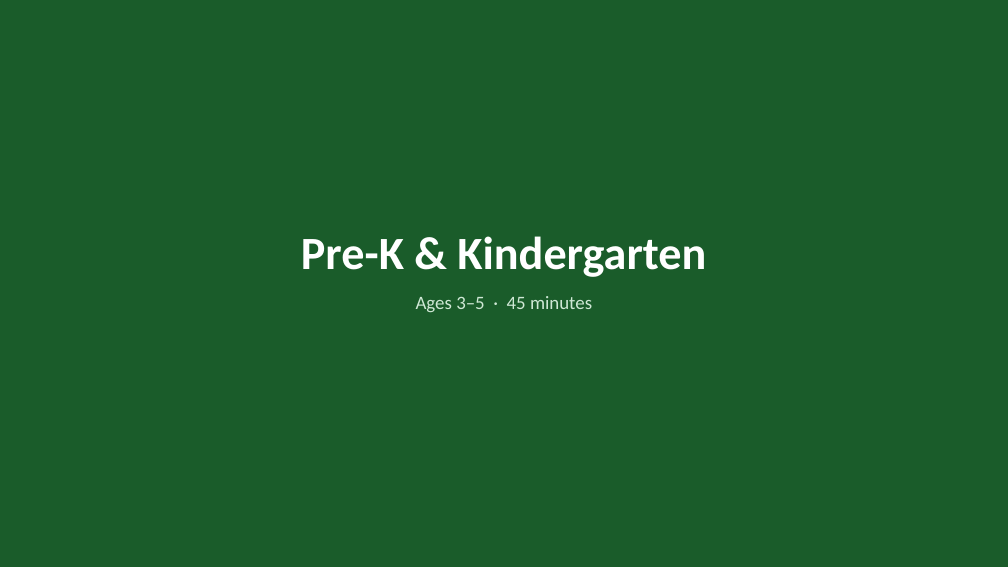
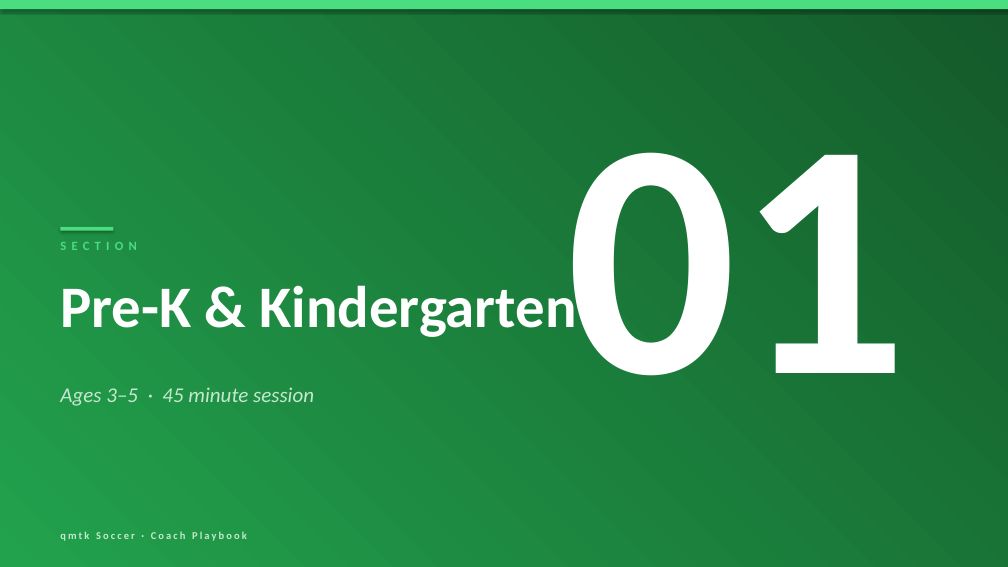
Before and after one commit to noah-qmtk/qumtak-site, a slide deck: slide 2 of public/plans/2026-06-08.pptx. Drawn at 1008x567 pixels with LibreOffice and Linux fonts; fonts in the diff are those of the drawing. Boxes give left, top, right and bottom in pixels: in the first picture for what was removed or moved away, otherwise in the second. Text is boxed around its words. In the diff, an @@ line names an element or a change of style, - is before the commit and + after.

```diff
--- a/public/plans/2026-06-08.pptx
+++ b/public/plans/2026-06-08.pptx
@@ rectangle at (x1=0, y1=0, x2=1008, y2=567): fill #1A5C2A to gradient #145A2A to #22A24D @@
@@ rectangle added at (x1=0, y1=0, x2=1008, y2=9), fill #4ADE80 @@
@@ text added at (x1=567, y1=152, x2=907, y2=376), 320 pt, text #FFFFFF, bold @@
+01
@@ rectangle added at (x1=60, y1=227, x2=113, y2=231), fill #4ADE80 @@
@@ text added at (x1=60, y1=238, x2=817, y2=276), 12 pt, text #4ADE80, bold @@
+SECTION
@@ text "Pre-K & Kindergarten" moved from (x1=301, y1=236, x2=706, y2=277) to (x1=60, y1=278, x2=577, y2=337) @@
@@ text "Pre-K & Kindergarten" at (x1=60, y1=278, x2=577, y2=337): size 44 to 56 pt; alignment centre to left @@
@@ text at (x1=60, y1=387, x2=314, y2=406): text changed; size 18 to 20 pt; text colour #CFE8D5 to #C5E8CE; italic on @@
-Ages 3–5 · 45 minutes
+Ages 3–5 · 45 minute session
@@ text added at (x1=60, y1=531, x2=247, y2=541), 10 pt, text #C5E8CE, bold @@
+qmtk Soccer · Coach Playbook
```
Also in this commit, not shown: 10 other slides changed, 7 other files.
